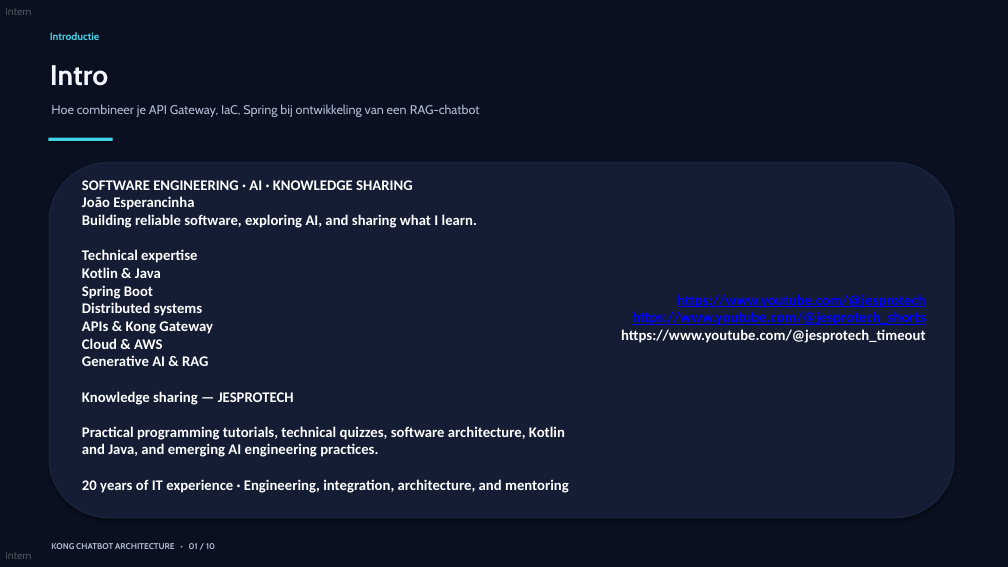
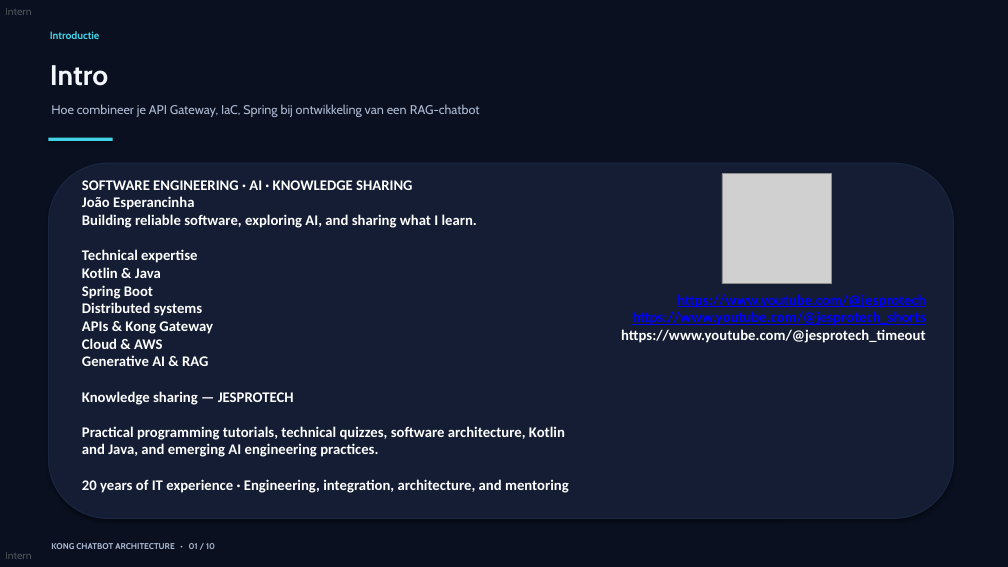
Before and after one commit to jesperancinha/kong-chatbot, a slide deck: slide 2 of kong_chatbot_architecture.pptx. Drawn at 1008x567 pixels with LibreOffice and Linux fonts; fonts in the diff are those of the drawing; grey boxes stand for pictures. Boxes give left, top, right and bottom in pixels: in the first picture for what was removed or moved away, otherwise in the second. Text is boxed around its words. In the diff, an @@ line names an element or a change of style, - is before the commit and + after.

Commit message:
Update

```diff
--- a/kong_chatbot_architecture.pptx
+++ b/kong_chatbot_architecture.pptx
@@ rounded rectangle at bbox=[48, 163, 954, 519]: proportions changed @@
@@ picture added at bbox=[722, 174, 832, 284] @@
```
Also in this commit, not shown: 12 other slides changed.
